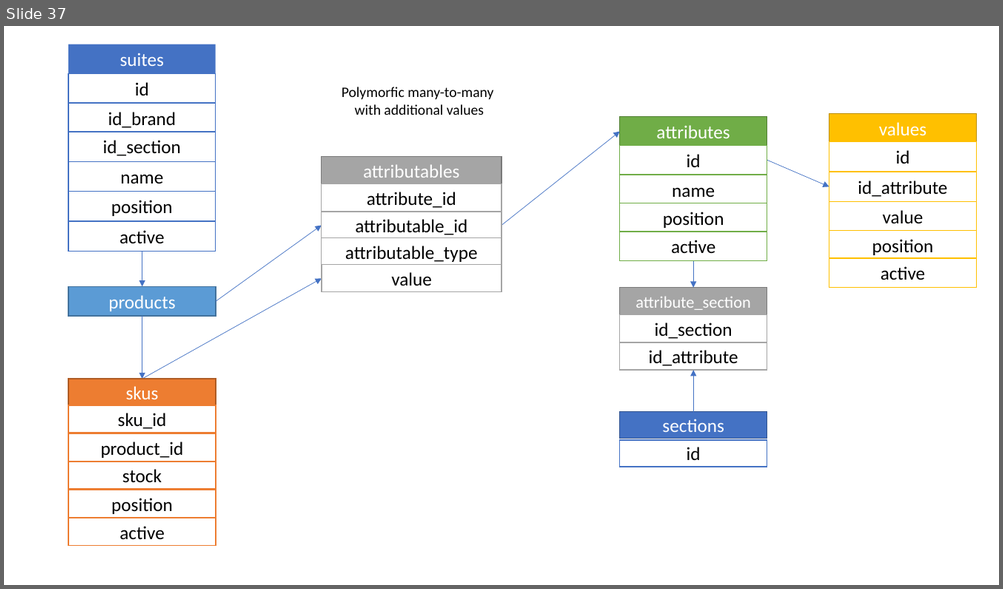
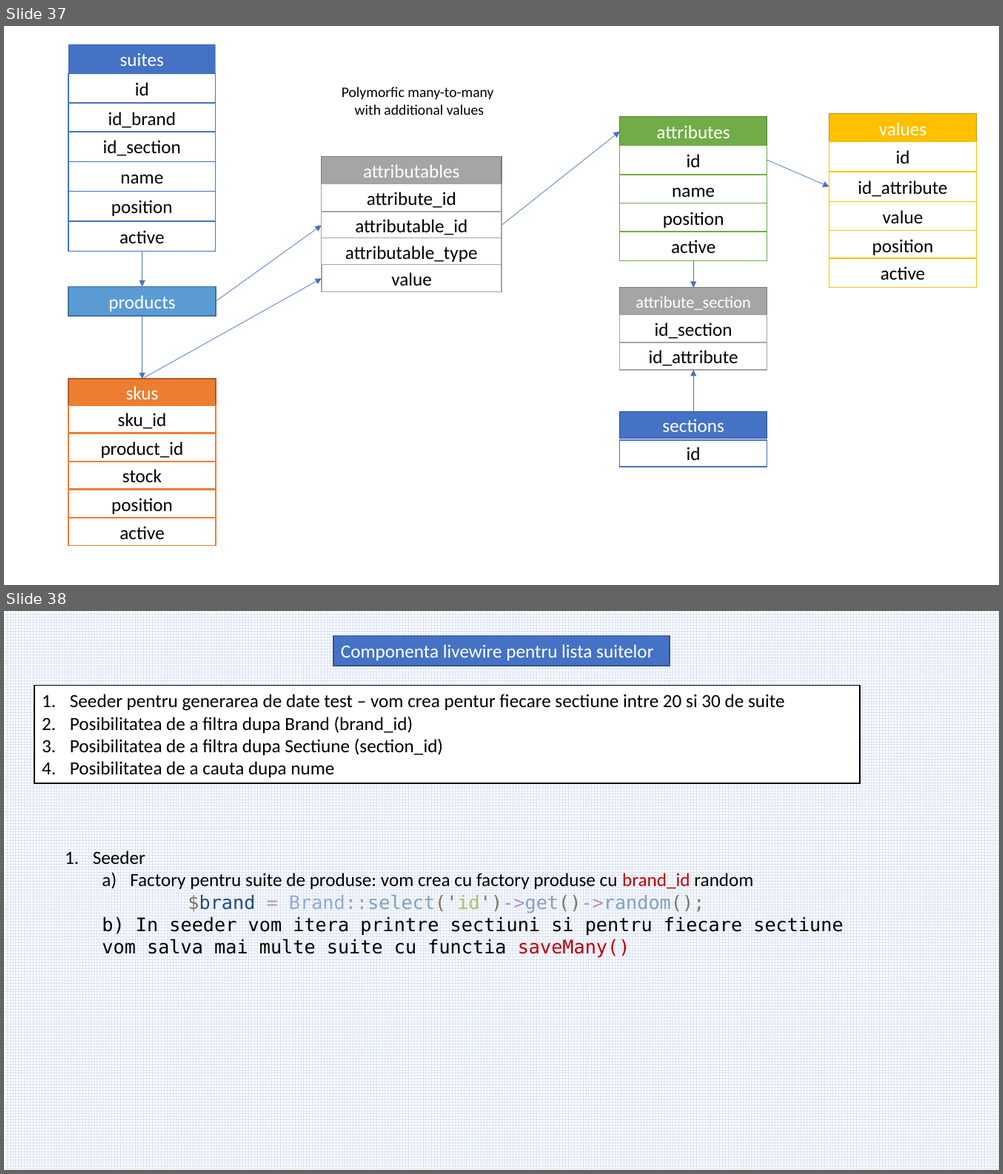
Before and after one commit to laravelRo/lrv8_emag_yt_tutorial, a slide deck: _presentation/prezentare_aplicatie.pptx. Shown one above the other, each under a label of ours: slide 37 before the commit, slides 37 and 38 after it. The pictures are 1003x589 and 1003x1174 pixels, drawn with LibreOffice and Linux fonts; fonts in the diff are those of the drawing. Boxes give left, top, right and bottom in pixels: in the first picture for what was removed or moved away, otherwise in the second. Text is boxed around its words. In the diff, an @@ line names an element or a change of style, - is before the commit and + after.

Commit message:
Products suites
Suitele produselor - produse similare astfel incat sa se poata trece usor de la unul la altul

```diff
--- a/_presentation/prezentare_aplicatie.pptx
+++ b/_presentation/prezentare_aplicatie.pptx
@@ slide 38 added at (x1=4, y1=611, x2=999, y2=1170), background pattern #DAE3F3 on #FFFFFF @@
@@ rectangle added at (x1=333, y1=635, x2=669, y2=666), fill #4472C4, outline #325491 1 pt, 18 pt, text #FFFFFF @@
+Componenta livewire pentru lista suitelor
@@ rectangle added at (x1=34, y1=686, x2=859, y2=783), fill #FFFFFF, outline #000000 1 pt, 18 pt, text #000000 @@
+1. Seeder pentru generarea de date test – vom crea pentur fiecare sectiune intre 20 si 30 de suite
+2. Posibilitatea de a filtra dupa Brand (brand_id)
+3. Posibilitatea de a filtra dupa Sectiune (section_id)
+4. Posibilitatea de a cauta dupa nume
@@ text added at (x1=93, y1=851, x2=842, y2=958), 18 pt, text #000000 @@
+1. Seeder
+  a) Factory pentru suite de produse: vom crea cu factory produse cu brand_id random
+  $brand = Brand::select('id')->get()->random();
+  b) In seeder vom itera printre sectiuni si pentru fiecare sectiune vom salva mai multe suite cu functia saveMany()
```
Also in this commit, not shown: 1 other slide added, 9 other files.
